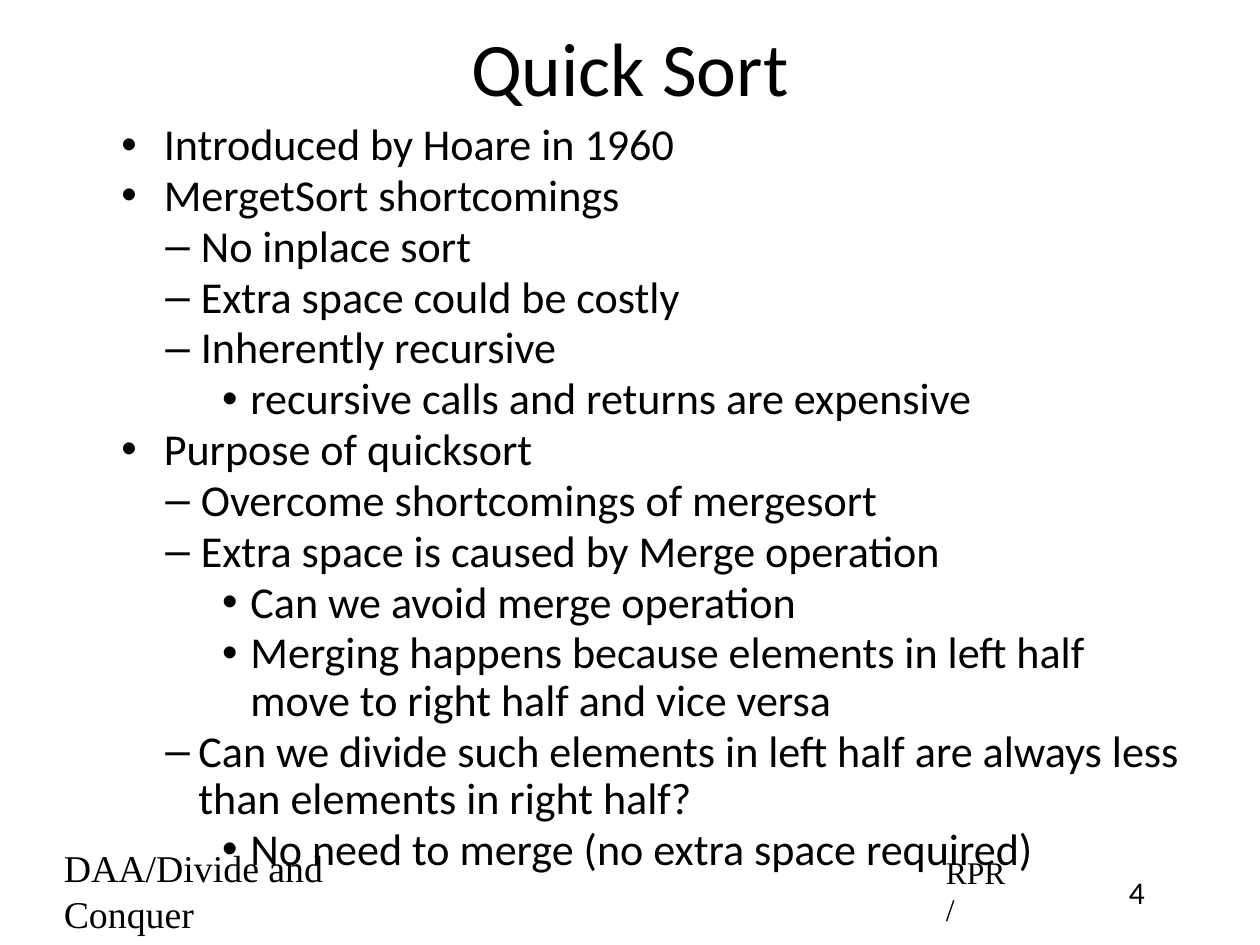
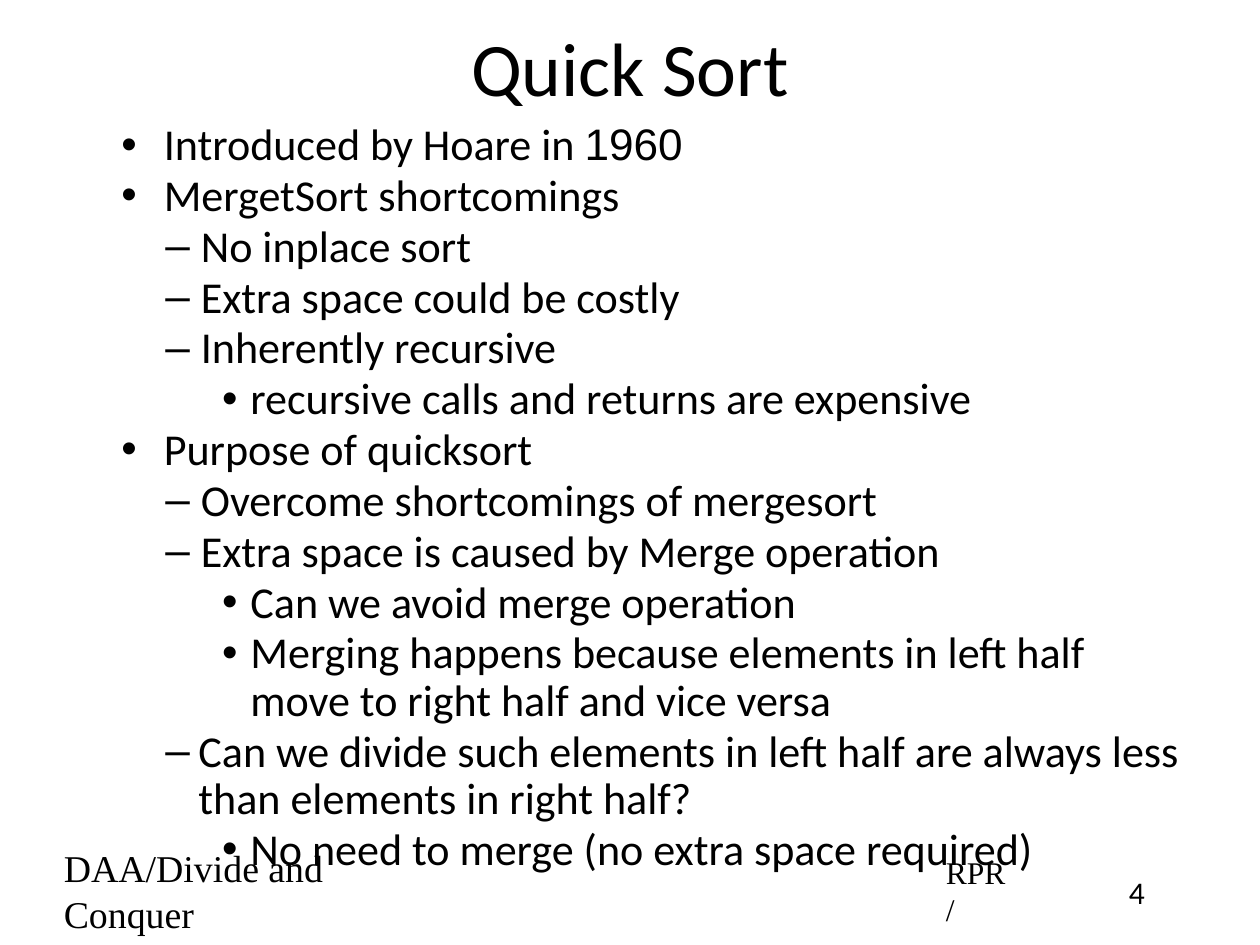
Before and after one commit to rprustagi/2019_20-Even-18CS42-DAA, a slide deck: slide 4 of Slides/2020-Even-DAA-L12-Divide-Conquer-Quicksort.pptx. Drawn at 1260x945 pixels with LibreOffice and Linux fonts; fonts in the diff are those of the drawing. Boxes give left, top, right and bottom in pixels: in the first picture for what was removed or moved away, otherwise in the second. Text is boxed around its words. In the diff, an @@ line names an element or a change of style, - is before the commit and + after.

```diff
--- a/Slides/2020-Even-DAA-L12-Divide-Conquer-Quicksort.pptx
+++ b/Slides/2020-Even-DAA-L12-Divide-Conquer-Quicksort.pptx
@@ text at [164,129,683,167]: font Calibri to Arial in "1960" @@
```
Also in this commit, not shown: 2 other slides changed, 3 other files.
